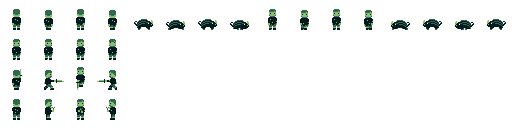
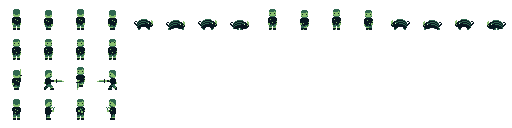
Comparing the layer stacks of the two 512 × 128 images. Changes:
painted on "sprites" over [391, 19, 506, 30]
